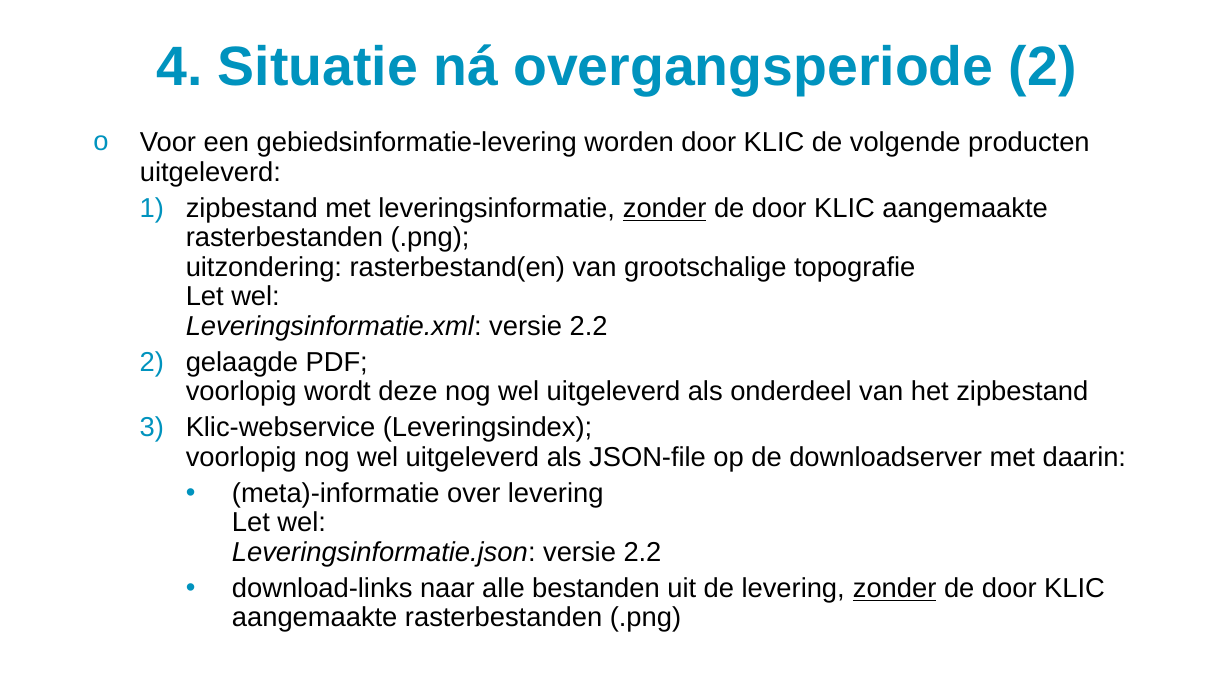
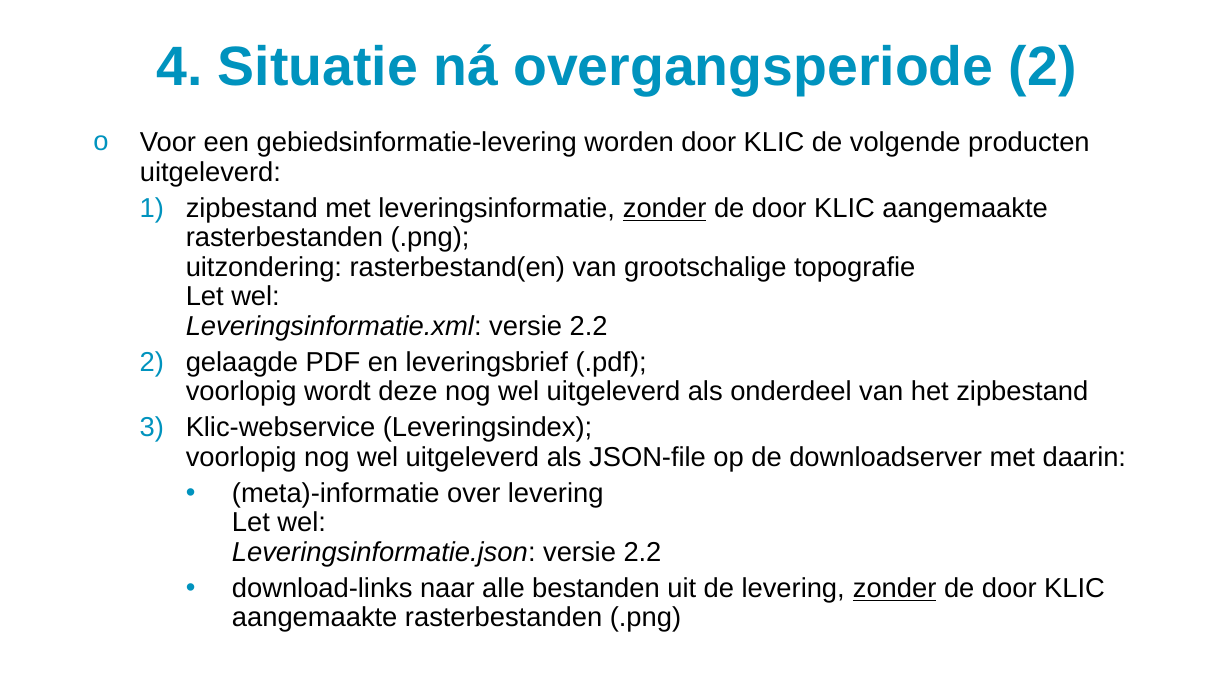
Before and after one commit to kadaster/klic-win, a slide deck: slide 10 of Uitleveren/WIBON levering - producten NA overgangsperiode.ppsx. Drawn at 1232x693 pixels with LibreOffice and Linux fonts; fonts in the diff are those of the drawing; background and template pictures are left out. Boxes give left, top, right and bottom in pixels: in the first picture for what was removed or moved away, otherwise in the second. Text is boxed around its words. In the diff, an @@ line names an element or a change of style, - is before the commit and + after.

Commit message:
WIBON levering - producten (NA overgangsperiode)

```diff
--- a/Uitleveren/WIBON levering - producten NA overgangsperiode.ppsx
+++ b/Uitleveren/WIBON levering - producten NA overgangsperiode.ppsx
@@ text at box(186, 351, 1088, 406): text changed @@
-  2) gelaagde PDF;
-     voorlopig wordt deze nog wel uitgeleverd als onderdeel van het zipbestand
+  2) gelaagde PDF en leveringsbrief (.pdf);
+     voorlopig wordt deze nog wel uitgeleverd als onderdeel van het zipbestand
```
